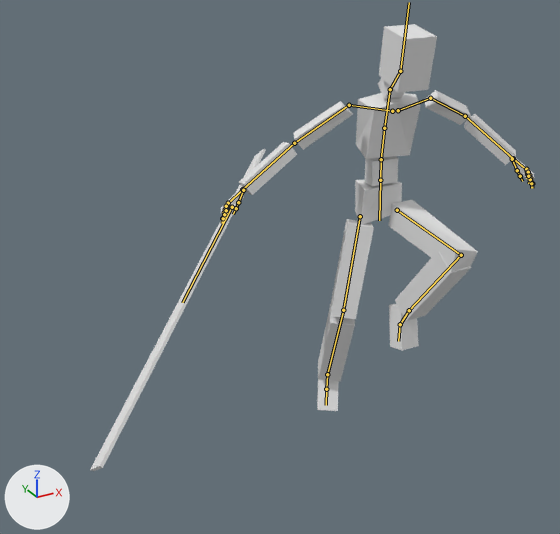
The Blender file assets/models/rig-cubes.blend as it was, and as the next commit left it.
Before and after are seen from a camera (50 mm lens) standing at (-1.72, -2.32, 2.17) and looking at (-0.44, 0.01, 1.0). The lights are fixed; the arrows at lower left show +X, +Y and +Z. Both versions are drawn at frame 25 of the action 'SlashRight'; the numbers are the values there. The bones that bend it are drawn over the model as lines.

Objects in the first picture: 'Char', 'Sword'.
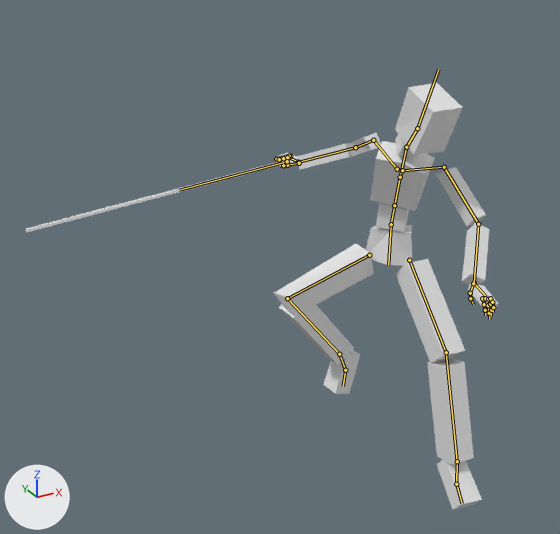
Pixel boxes (x1, y1, x2, y2) of what changed, in the pictures (560 x 534 px):
'Char', posed (28% narrower, 10% taller): before (221, 24, 534, 411); after (274, 83, 499, 510)
'Sword', posed: before (90, 149, 266, 471); after (26, 161, 287, 233)
bone 'Root', root to tip: before (380, 180) to (381, 159); after (391, 224) to (394, 205)
bone 'Pelvis', root to tip: before (380, 180) to (379, 220); after (391, 224) to (388, 265)
bone 'UpperLeg.l', root to tip: before (397, 210) to (461, 255); after (409, 260) to (446, 352)
bone 'LowerLeg.l', root to tip: before (461, 255) to (409, 310); after (446, 352) to (457, 461)
bone 'Foot.l', root to tip: before (409, 310) to (400, 324); after (457, 461) to (456, 484)
bone 'UpperLeg.r', root to tip: before (360, 216) to (343, 310); after (369, 255) to (287, 298)
bone 'LowerLeg.r', root to tip: before (343, 310) to (327, 374); after (287, 298) to (339, 354)
bone 'Foot.r', root to tip: before (327, 374) to (326, 389); after (339, 354) to (345, 370)
bone 'Spine', root to tip: before (381, 159) to (384, 128); after (394, 205) to (400, 177)
bone 'UpperSpine', root to tip: before (384, 128) to (390, 89); after (400, 177) to (406, 147)
bone 'Neck', root to tip: before (390, 89) to (400, 71); after (406, 147) to (417, 128)
bone 'Head', root to tip: before (400, 71) to (409, 2); after (417, 128) to (438, 69)
bone 'Collarbone.l', root to tip: before (398, 110) to (430, 98); after (402, 170) to (444, 167)
bone 'Hand.l', root to tip: before (513, 158) to (527, 170); after (474, 283) to (486, 296)
bone 'Collarbone.r', root to tip: before (392, 111) to (349, 105); after (397, 169) to (373, 140)
bone 'Hand.r', root to tip: before (242, 189) to (227, 204); after (298, 162) to (287, 156)

The edits, one by one:
Bone 'Root' (bone_root) moves from (0.0, 0.266, -0.077) to (0.0, 0.109, 0.002).
Bone 'Root' (bone_root) turns from (0, -7, 3) to (15, -45, -11) degrees about its own x, y and z.
Bone 'Pelvis' (bone_pelvis) turns from (0, 3, 16) to (-5, 1, 25) degrees about its own x, y and z.
Bone 'UpperLeg.l' (bone_upperleg_l) turns from (64, -12, -11) to (21, -41, 6) degrees about its own x, y and z.
Bone 'LowerLeg.l' (bone_lowerleg_l) turns from (-2, -6, 107) to (5, -1, 17) degrees about its own x, y and z.
Bone 'Foot.l' (bone_foot_l) turns from (-50, 0, 0) to (-64, 0, 0) degrees about its own x, y and z.
Bone 'UpperLeg.r' (bone_upperleg_r) turns from (-11, 16, -7) to (46, 39, -10) degrees about its own x, y and z.
Bone 'LowerLeg.r' (bone_lowerleg_r) turns from (3, 1, -19) to (0, 0, -100) degrees about its own x, y and z.
Bone 'Foot.r' (bone_foot_r) turns from (-53, 0, 0) to (-42, 0, 0) degrees about its own x, y and z.
Bone 'Spine' (bone_spine) turns from (26, -5, -5) to (25, 1, -1) degrees about its own x, y and z.
Bone 'UpperSpine' (bone_upperspine) turns from (0, 0, 2) to (8, -2, -2) degrees about its own x, y and z.
Bone 'Neck' (bone_neck) turns from (-1, 4, -5) to (-25, 18, -24) degrees about its own x, y and z.
Bone 'Head' (bone_head) turns from (-18, 1, 0) to (-1, 18, 2) degrees about its own x, y and z.
Bone 'Collarbone.l' (bone_collarbone_l) turns from (0, 0, -31) to (-13, 2, -25) degrees about its own x, y and z.
Bone 'Hand.l' (bone_hand_l) turns from (0, 0, 0) to (27, 0, 17) degrees about its own x, y and z.
Bone 'CTRL_FK_UpperArm.l' (bone_ctrl_fk_upperarm_l) turns from (40, -34, 0) to (71, 20, -34) degrees about its own x, y and z.
Bone 'Collarbone.r' (bone_collarbone_r) turns from (0, 0, 32) to (-12, 2, 10) degrees about its own x, y and z.
Bone 'Hand.r' (bone_hand_r) turns from (-10, 1, -20) to (24, -2, -25) degrees about its own x, y and z.
Bone 'CTRL_FK_UpperArm.r' (bone_ctrl_fk_upperarm_r) turns from (53, 47, 31) to (23, 58, 3) degrees about its own x, y and z.
Bone 'CTRL_FK_Forearm.r' (bone_ctrl_fk_forearm_r) turns from (0, 0, 10) to (0, 0, 31) degrees about its own x, y and z.
